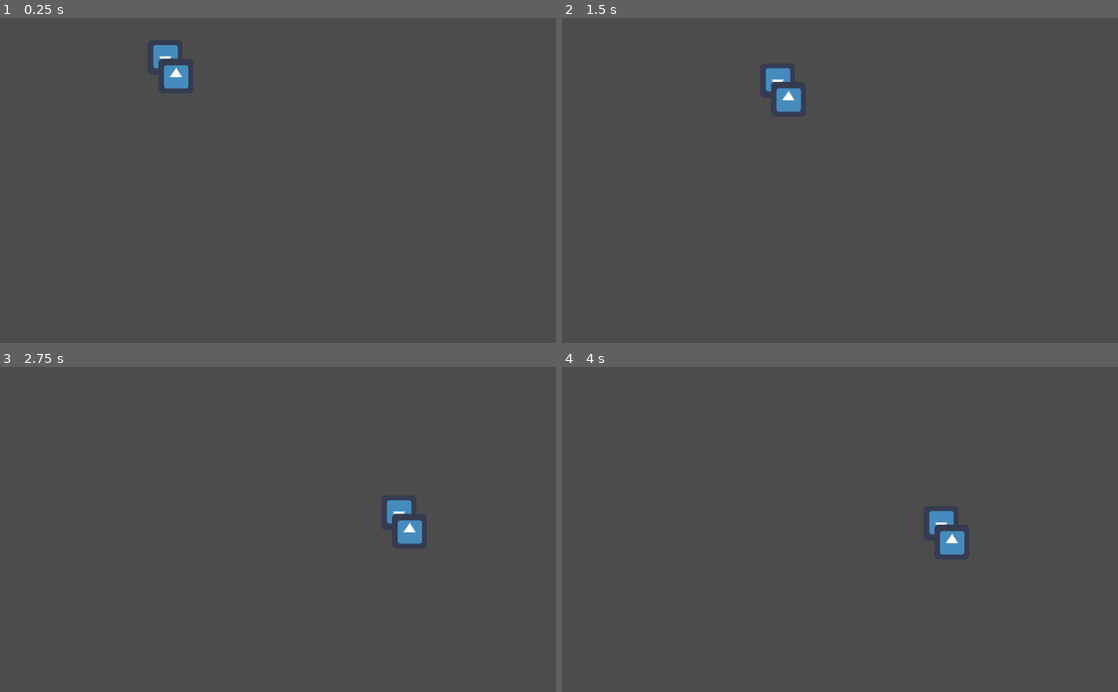
Above: before the commit, frames 1-4 (two rows, left to right).
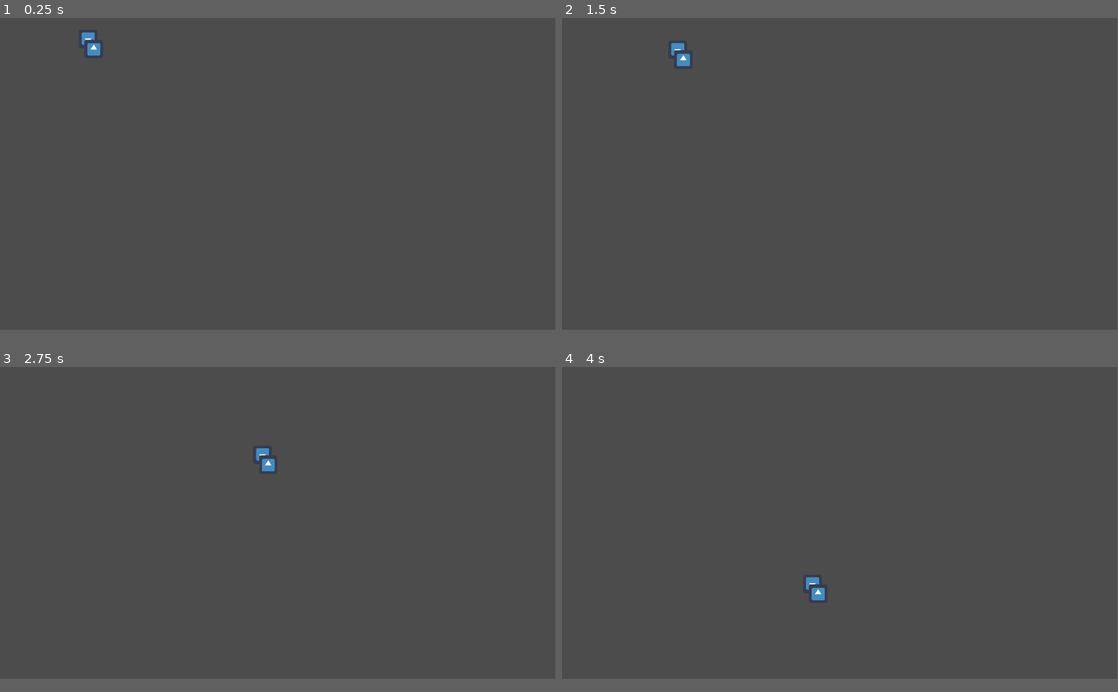
Above: after the commit, the same moments.

Repository: tjanok/pawpaw-warriors
Game: Godot game, scene res://TestWorld.tscn
The game is run twice, just before and just after one commit, with the same random seed, the same clock (stepped at 60 frames per second) and the same inputs. The engine's default icon, where the game draws it, is replaced by a stand-in: a white triangle on a blue panel in a dark square.
Inputs (mouse positions are in pixels of both pictures, inside the frame that each line leads up to):
- Up to frame 1 (0.25 s): no input
- Up to frame 2 (1.5 s): tap Enter at 0.5 s; move the mouse to (962, 164) at 0.52 s; hold Right (ui_right) 0.53-1.28 s; click (962, 164) at 0.67 s; move the mouse to (728, 196) at 1.27 s; hold Down (ui_down) from 1.28 s (still down)
- Up to frame 3 (2.75 s): move the mouse to (333, 458) at 2.02 s; release Down (ui_down) at 2.03 s; hold Right (ui_right) from 2.03 s (still down)
- Up to frame 4 (4 s): move the mouse to (812, 594) at 2.77 s; release Right (ui_right) at 2.78 s; hold Up (ui_up) 2.78-3.53 s; click (812, 594) at 2.92 s; move the mouse to (1006, 578) at 3.52 s; hold Left (ui_left) from 3.53 s (still down)
In our replay, the window is 800x468 before the commit and 799x449 after it. These sizes can differ from the game's own. Grey fills any space a smaller window leaves; there, only what the larger window draws over its background counts as a difference.

The runs differ from the first frame. In frame 1, 0.7% of the frame differs, in the area x 14-34%, y 4-22%; in frame 2, 0.7%, in the area x 19-43%, y 7-29%; in frame 3, 0.7%; in frame 4, 0.7%.

Commit message:
n/a

Diff:
--- /dev/null
+++ b/assets/tiles/dev/Node2D.tscn
@@ -0,0 +1,56 @@
+[gd_scene load_steps=6 format=2]
+
+[ext_resource path="res://assets/tiles/dev/devwallplayer.png" type="Texture" id=1]
+[ext_resource path="res://assets/tiles/dev/devwallorange.png" type="Texture" id=2]
+[ext_resource path="res://assets/shinobi-idle_00.png" type="Texture" id=3]
+[ext_resource path="res://icon.png" type="Texture" id=4]
+
+[sub_resource type="TileSet" id=1]
+0/name = "devwallplayer.png 0"
+0/texture = ExtResource( 1 )
+0/tex_offset = Vector2( 0, 0 )
+0/modulate = Color( 1, 1, 1, 1 )
+0/region = Rect2( 0, 0, 128, 128 )
+0/tile_mode = 0
+0/occluder_offset = Vector2( 0, 0 )
+0/navigation_offset = Vector2( 0, 0 )
+0/shape_offset = Vector2( 0, 0 )
+0/shape_transform = Transform2D( 1, 0, 0, 1, 0, 0 )
+0/shape_one_way = false
+0/shape_one_way_margin = 0.0
+0/shapes = [  ]
+0/z_index = 0
+1/name = "devwallorange.png 1"
+1/texture = ExtResource( 2 )
+1/tex_offset = Vector2( 0, 0 )
+1/modulate = Color( 1, 1, 1, 1 )
+1/region = Rect2( 0, 0, 128, 128 )
+1/tile_mode = 0
+1/occluder_offset = Vector2( 0, 0 )
+1/navigation_offset = Vector2( 0, 0 )
+1/shape_offset = Vector2( 0, 0 )
+1/shape_transform = Transform2D( 1, 0, 0, 1, 0, 0 )
+1/shape_one_way = false
+1/shape_one_way_margin = 0.0
+1/shapes = [  ]
+1/z_index = 0
+
+[node name="Node2D" type="Node2D"]
+
+[node name="TileMap" type="TileMap" parent="."]
+tile_set = SubResource( 1 )
+format = 1
+tile_data = PoolIntArray( 65536, 0, 0, 196608, 0, 0, 196610, 0, 0, 327680, 0, 0, 327682, 0, 0, 458752, 0, 0, 458754, 0, 0, 458756, 0, 0, 458758, 0, 0, 458760, 0, 0, 458762, 0, 0, 458764, 0, 0, 458765, 0, 0, 458766, 0, 0 )
+
+[node name="shinobi-idle_00" type="Sprite" parent="TileMap"]
+position = Vector2( 996.529, 371.857 )
+scale = Vector2( 0.25, 0.25 )
+texture = ExtResource( 3 )
+
+[node name="Node2D" type="Node2D" parent="."]
+position = Vector2( 758.953, 353.603 )
+scale = Vector2( 5, 5 )
+
+[node name="Sprite" type="Sprite" parent="Node2D"]
+position = Vector2( -46.7048, -23.8831 )
+texture = ExtResource( 4 )
--- /dev/null
+++ b/assets/tiles/dev/dev_tileset.tres
@@ -0,0 +1,28 @@
+[gd_resource type="TileSet" load_steps=2 format=2]
+
+[ext_resource path="res://assets/tiles/dev/devwallorange.png" type="Texture" id=1]
+
+[resource]
+0/name = "devwallorange.png 0"
+0/texture = ExtResource( 1 )
+0/tex_offset = Vector2( 0, 0 )
+0/modulate = Color( 1, 1, 1, 1 )
+0/region = Rect2( 34, 75, 56, 47 )
+0/tile_mode = 1
+0/autotile/bitmask_mode = 0
+0/autotile/bitmask_flags = [  ]
+0/autotile/icon_coordinate = Vector2( 0, 0 )
+0/autotile/tile_size = Vector2( 32, 32 )
+0/autotile/spacing = 0
+0/autotile/occluder_map = [  ]
+0/autotile/navpoly_map = [  ]
+0/autotile/priority_map = [  ]
+0/autotile/z_index_map = [  ]
+0/occluder_offset = Vector2( 0, 0 )
+0/navigation_offset = Vector2( 0, 0 )
+0/shape_offset = Vector2( 0, 0 )
+0/shape_transform = Transform2D( 1, 0, 0, 1, 0, 0 )
+0/shape_one_way = false
+0/shape_one_way_margin = 0.0
+0/shapes = [  ]
+0/z_index = 0
--- a/project.godot
+++ b/project.godot
@@ -19,6 +19,11 @@
 run/main_scene="res://TestWorld.tscn"
 config/icon="res://icon.png"
 
+[display]
+
+window/size/width=1920
+window/size/height=1080
+
 [rendering]
 
 environment/default_environment="res://default_env.tres"
Not shown: 3 places in TestWorld.tscn that only renumber resources
Binary file added: assets/gbot/gBot_arm_l.png
Binary file added: assets/gbot/gBot_arm_r.png
Binary file added: assets/gbot/gBot_body.png
Binary file added: assets/gbot/gBot_complete.png
Binary file added: assets/gbot/gBot_foot_l.png
Binary file added: assets/gbot/gBot_foot_r.png
Binary file added: assets/gbot/gBot_forearm_l.png
Binary file added: assets/gbot/gBot_forearm_r.png
Binary file added: assets/gbot/gBot_head.png
Binary file added: assets/gbot/gBot_hip.png
Binary file added: assets/gbot/gBot_jaw.png
(and 48 more such lines)
